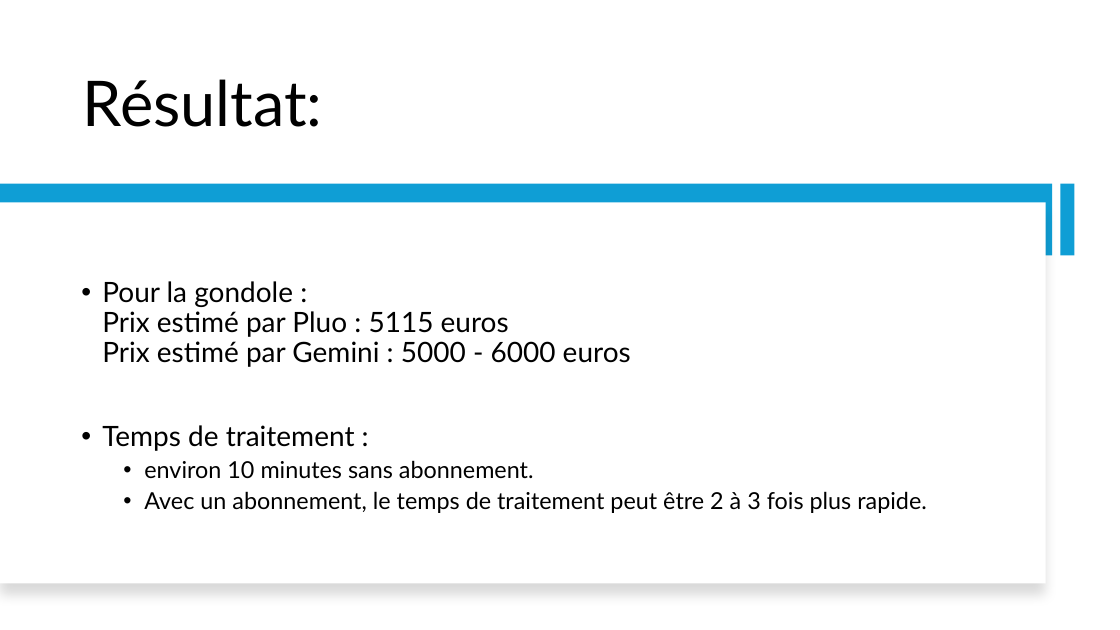
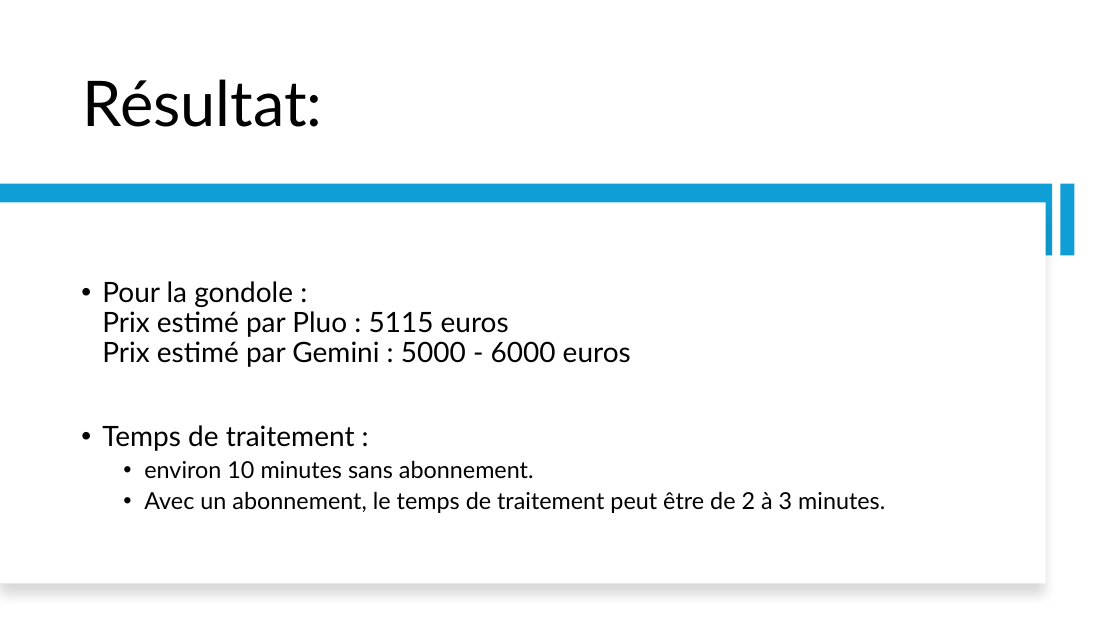
Before and after one commit to IzowRM/Stage-Cetic, a slide deck: slide 10 of TIM Pluo/Slide_Pluo.pptx. Drawn at 1120x630 pixels with LibreOffice and Linux fonts; fonts in the diff are those of the drawing. Boxes give left, top, right and bottom in pixels: in the first picture for what was removed or moved away, otherwise in the second. Text is boxed around its words. In the diff, an @@ line names an element or a change of style, - is before the commit and + after.

```diff
--- a/TIM Pluo/Slide_Pluo.pptx
+++ b/TIM Pluo/Slide_Pluo.pptx
@@ text at box(144, 491, 885, 513): text changed @@
-  • Avec un abonnement, le temps de traitement peut être 2 à 3 fois plus rapide.
+  • Avec un abonnement, le temps de traitement peut être de 2 à 3 minutes.
```
Also in this commit, not shown: 6 other slides changed, 3 slides added, 3 slides removed.
